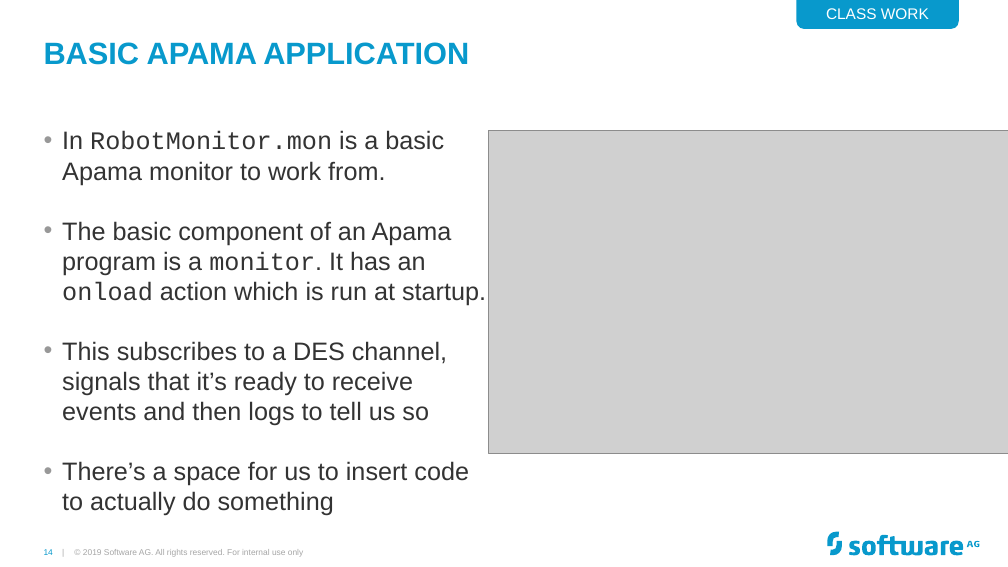
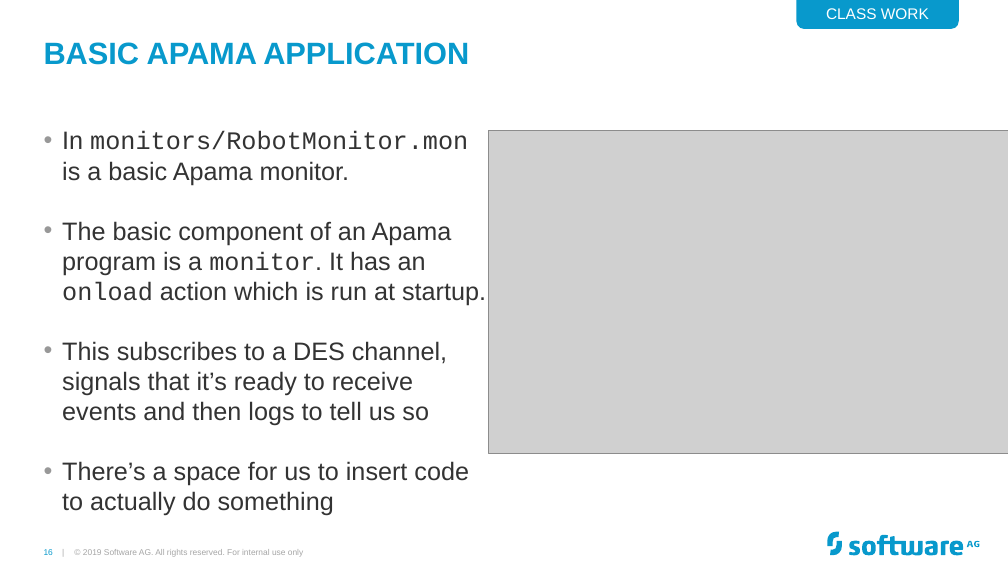
Before and after one commit to Cumulocity-IoT/apama-streaming-analytics-intro-training, a slide deck: slide 16 of Apama GAP Training.pptx (slide 14 before the commit). Drawn at 1008x567 pixels with LibreOffice and Linux fonts; fonts in the diff are those of the drawing; grey boxes stand for pictures; background and template pictures are left out. Boxes give left, top, right and bottom in pixels: in the first picture for what was removed or moved away, otherwise in the second. Text is boxed around its words. In the diff, an @@ line names an element or a change of style, - is before the commit and + after.

```diff
--- a/Apama GAP Training.pptx
+++ b/Apama GAP Training.pptx
@@ text at (x1=62, y1=131, x2=468, y2=185): text changed; font Arial to Courier New @@
-• In RobotMonitor.mon is a basic Apama monitor to work from.
+• In monitors/RobotMonitor.mon is a basic Apama monitor.
```
Also in this commit, not shown: 8 other slides changed, 2 slides added, 20 other files.
